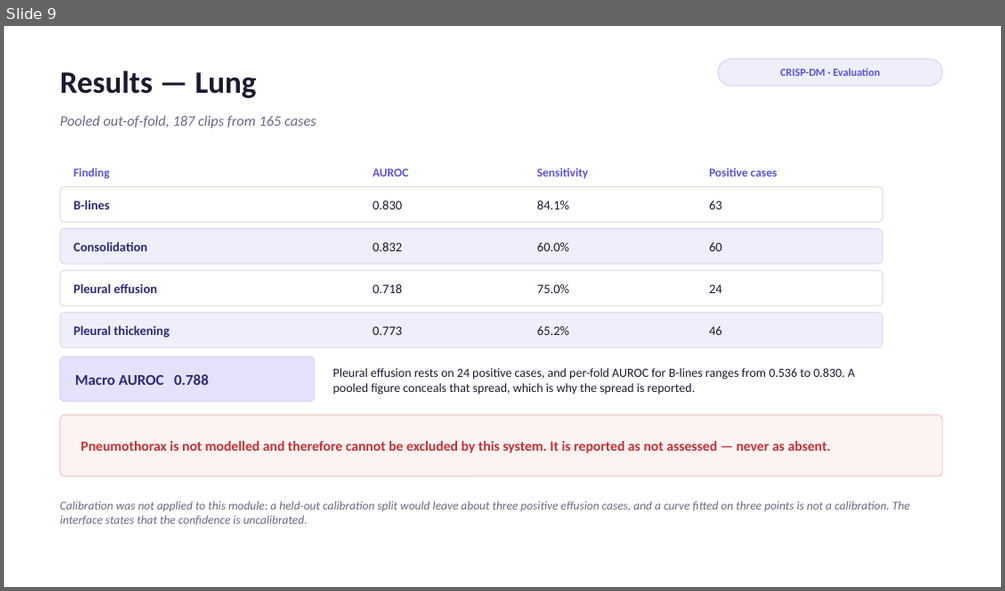
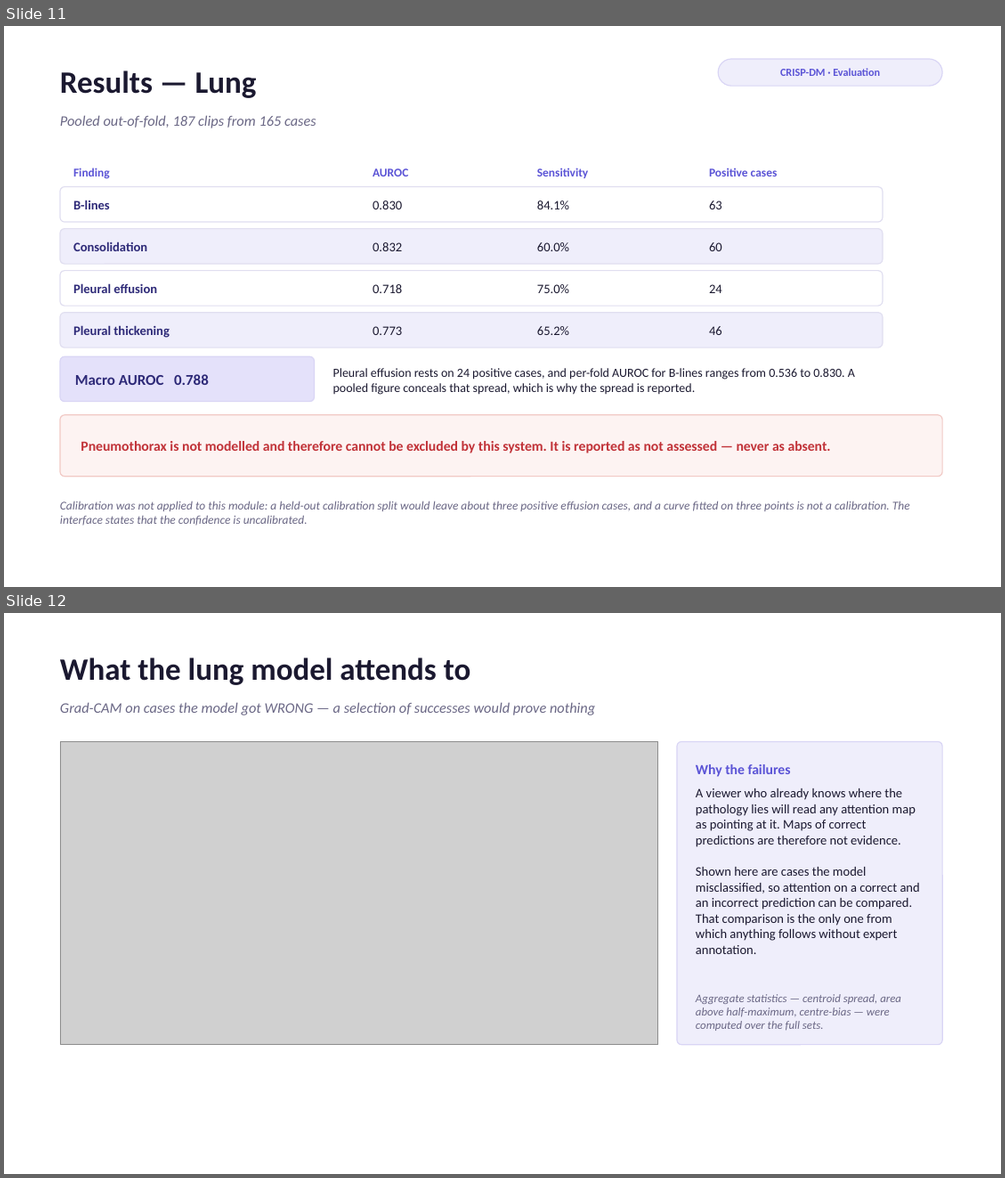
Before and after one commit to maryembrik/POCUS_Project, a slide deck: _docs/POCUS-Emergency-Presentation.pptx. Shown one above the other, each under a label of ours: slide 9 before the commit, slides 11 and 12 after it. The pictures are 1005x591 and 1005x1178 pixels, drawn with LibreOffice and Linux fonts; fonts in the diff are those of the drawing; grey boxes stand for pictures. Boxes give left, top, right and bottom in pixels: in the first picture for what was removed or moved away, otherwise in the second. Text is boxed around its words. In the diff, an @@ line names an element or a change of style, - is before the commit and + after.

```diff
--- a/_docs/POCUS-Emergency-Presentation.pptx
+++ b/_docs/POCUS-Emergency-Presentation.pptx
@@ slide 12 added at <box>4,613,1001,1174</box>, background #FFFFFF @@
@@ text added at <box>60,657,471,685</box>, 30 pt, text #1B1930, bold @@
+What the lung model attends to
@@ text added at <box>60,702,595,715</box>, 14 pt, text #6A6785, italic @@
+Grad-CAM on cases the model got WRONG — a selection of successes would prove nothing
@@ picture added at <box>60,742,658,1045</box> @@
@@ rounded rectangle added at <box>677,742,942,1045</box>, fill #EFEEFB, outline #D9D5F5 1 pt @@
@@ text added at <box>696,764,791,777</box>, 13.5 pt, text #5B54D6, bold @@
+Why the failures
@@ text added at <box>696,788,915,847</box>, 12.5 pt, text #1B1930 @@
+A viewer who already knows where the pathology lies will read any attention map as pointing at it. Maps of correct predictions are therefore not evidence.
@@ text added at <box>696,867,920,954</box>, 12.5 pt, text #1B1930 @@
+Shown here are cases the model misclassified, so attention on a correct and an incorrect prediction can be compared. That comparison is the only one from which anything follows without expert annotation.
@@ text added at <box>696,994,901,1030</box>, 11 pt, text #6A6785, italic @@
+Aggregate statistics — centroid spread, area above half-maximum, centre-bias — were computed over the full sets.
@@ what was slide 9 is now slide 11 @@
```
Also in this commit, not shown: 3 other slides added.
